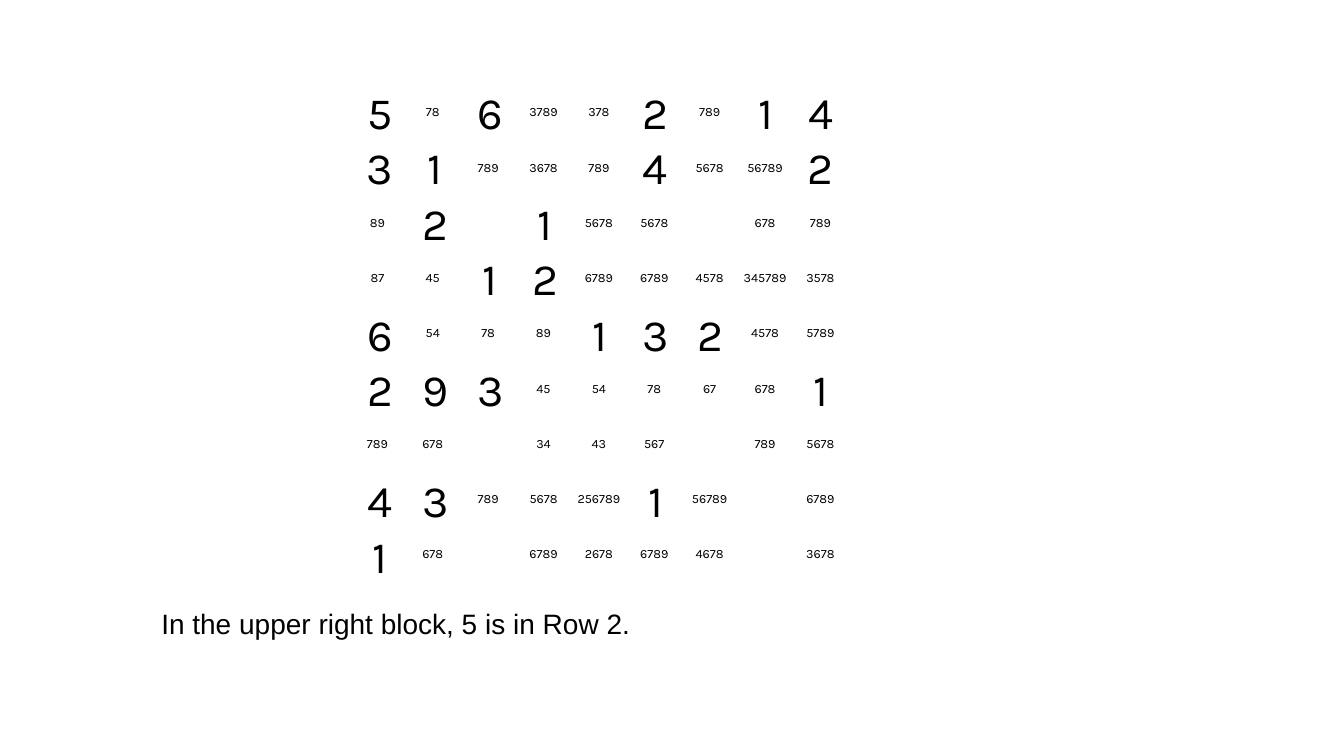
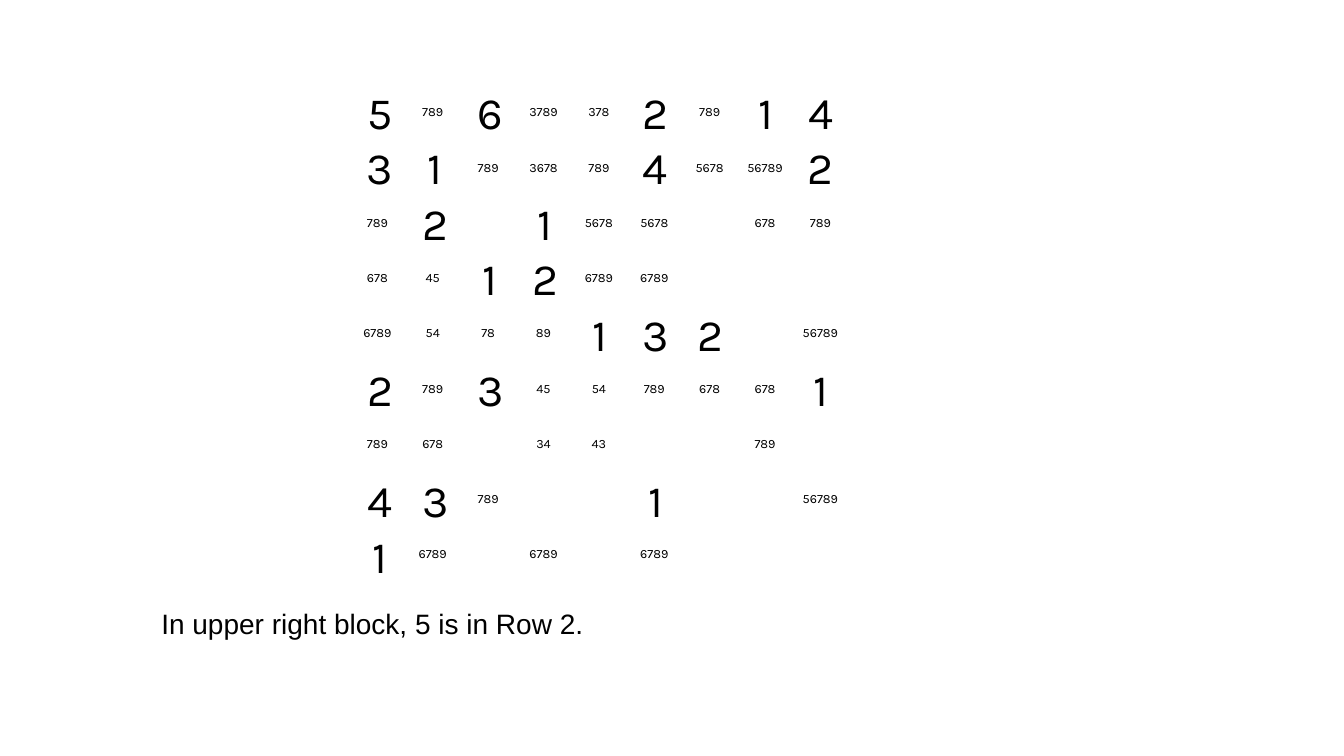
Before and after one commit to jhardis/WSJ_Number_Puzzles, a slide deck: slide 49 of 20260711_2.pptx (slide 60 before the commit). Drawn at 1344x756 pixels with LibreOffice and Linux fonts; fonts in the diff are those of the drawing; background and template pictures are left out. Boxes give left, top, right and bottom in pixels: in the first picture for what was removed or moved away, otherwise in the second. Text is boxed around its words. In the diff, an @@ line names an element or a change of style, - is before the commit and + after.

```diff
--- a/20260711_2.pptx
+++ b/20260711_2.pptx
@@ text at (422,108,443,116): text changed @@
-78
+789
@@ text at (367,219,388,227): text changed @@
-89
+789
@@ text at (367,274,388,282): text changed @@
-87
+678
@@ text removed at (696,274,724,282) @@
-4578
@@ text removed at (744,274,787,282) @@
-345789
@@ text removed at (806,274,834,282) @@
-3578
@@ text "6789": place and size @@
-text "6789" at (806,495,834,503)
+text "6789" at (363,329,391,337)
@@ text removed at (367,322,393,352) @@
-6
@@ text removed at (751,329,779,337) @@
-4578
@@ text at (803,329,838,337): text changed @@
-5789
+56789
@@ text removed at (422,377,448,407) @@
-9
@@ text added at (422,385,443,393), 9 pt, text #000000 @@
+789
@@ text at (644,385,665,393): text changed @@
-78
+789
@@ text at (699,385,720,393): text changed @@
-67
+678
@@ text removed at (644,440,664,448) @@
-567
@@ text removed at (806,440,834,448) @@
-5678
@@ text removed at (530,495,558,503) @@
-5678
@@ text removed at (578,495,621,503) @@
-256789
@@ text "56789": place and size @@
-text "56789" at (692,495,727,503)
+text "56789" at (803,495,838,503)
@@ text at (419,550,447,558): text changed @@
-678
+6789
@@ text removed at (585,550,613,558) @@
-2678
@@ text removed at (696,550,724,558) @@
-4678
@@ text removed at (806,550,834,558) @@
-3678
@@ text at (161,613,583,639): text changed @@
-In the upper right block, 5 is in Row 2.
+In upper right block, 5 is in Row 2.
```
Also in this commit, not shown: 23 other slides changed, 1 slide removed.
